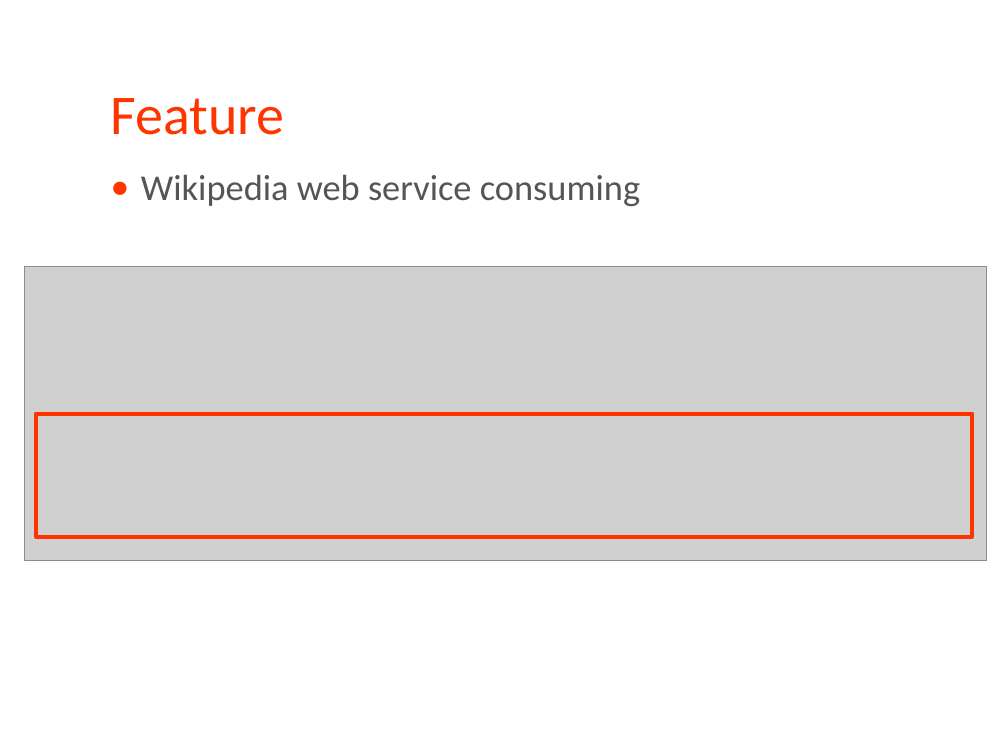
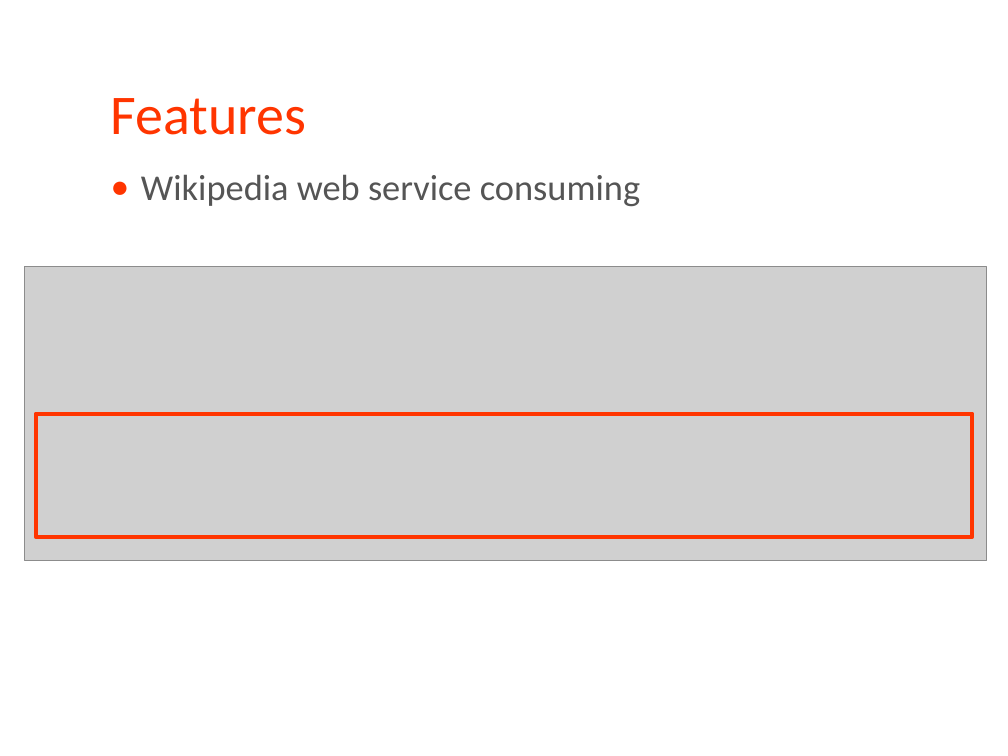
Before and after one commit to Enteee/ch.bfh.bti7054.w2014.p.webshop, a slide deck: slide 14 of doc/presentation/Codeshop.pptx (slide 12 before the commit). Drawn at 1008x756 pixels with LibreOffice and Linux fonts; fonts in the diff are those of the drawing; grey boxes stand for pictures. Boxes give left, top, right and bottom in pixels: in the first picture for what was removed or moved away, otherwise in the second. Text is boxed around its words. In the diff, an @@ line names an element or a change of style, - is before the commit and + after.

```diff
--- a/doc/presentation/Codeshop.pptx
+++ b/doc/presentation/Codeshop.pptx
@@ title at [111,98,307,135]: text changed @@
-Feature
+Features
```
Also in this commit, not shown: 3 other slides changed, 2 slides added, 1 other file.
